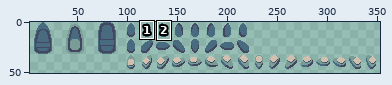
Two versions of one pixel-art file, src/assets/art/entities.aseprite. The picture above shows the old version from afar; the outline marks the close-up.
Close-up. The starting point:
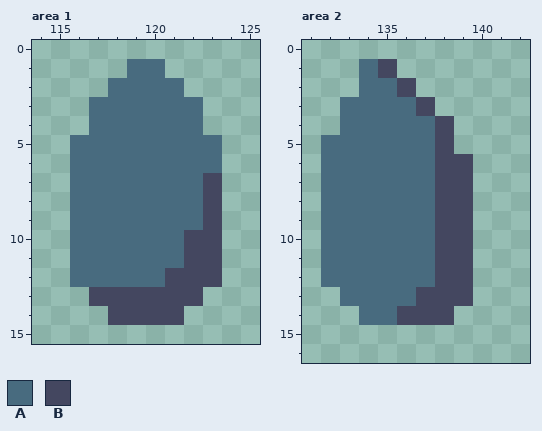
1280x720 pixels, 1 frame. Shown: area 1: x 114..125, y 0..15; area 2: x 131..142, y 0..16. The wide view leaves out empty margins. The commit also changed other parts of the picture, which this record leaves out.
Palette (. is transparent): A #486b7f  B #444760
Pixels before, area 1, first column x 116:
 1 ...AA...
 2 ..AAAA..
 3 .AAAAAA.
 4 .AAAAAA.
 5 AAAAAAAA
 6 AAAAAAAA
 7 AAAAAAAB
 8 AAAAAAAB
 9 AAAAAAAB
10 AAAAAABB
11 AAAAAABB
12 AAAAABBB
13 .BBBBBB.
14 ..BBBB..
Pixels before, area 2, first column x 132:
 1 ..AB....
 2 ..AAB...
 3 .AAAAB..
 4 .AAAAAB.
 5 AAAAAAB.
 6 AAAAAABB
 7 AAAAAABB
 8 AAAAAABB
 9 AAAAAABB
10 AAAAAABB
11 AAAAAABB
12 AAAAAABB
13 .AAAABBB
14 ..AABBB.
Now the later version:
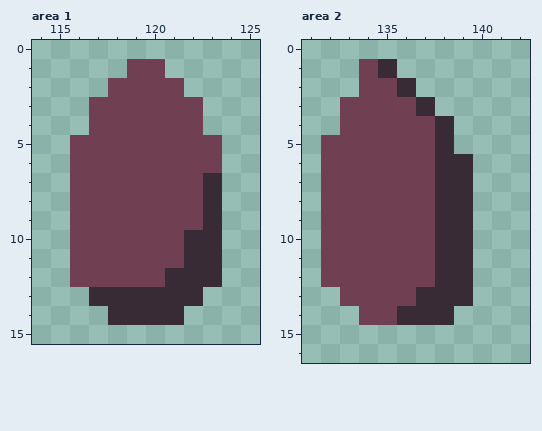
The edit:
{"colour":"A","old":"#486b7f","new":"#713f52"}
{"colour":"B","old":"#444760","new":"#392b35"}
